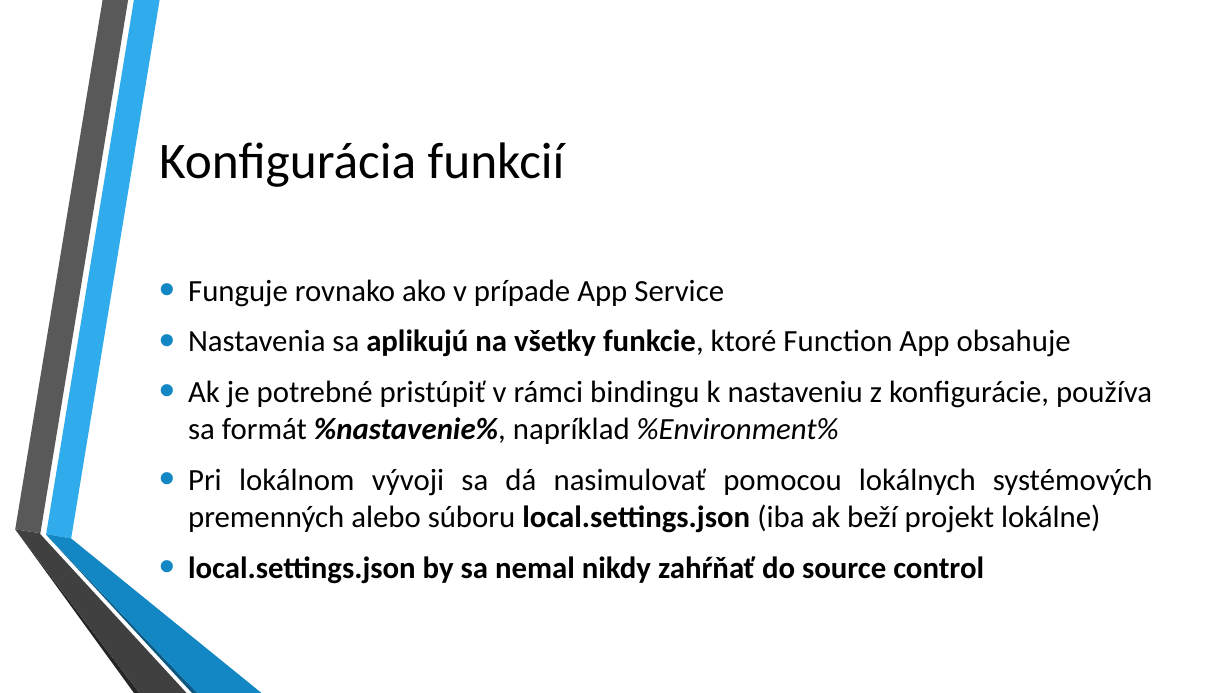
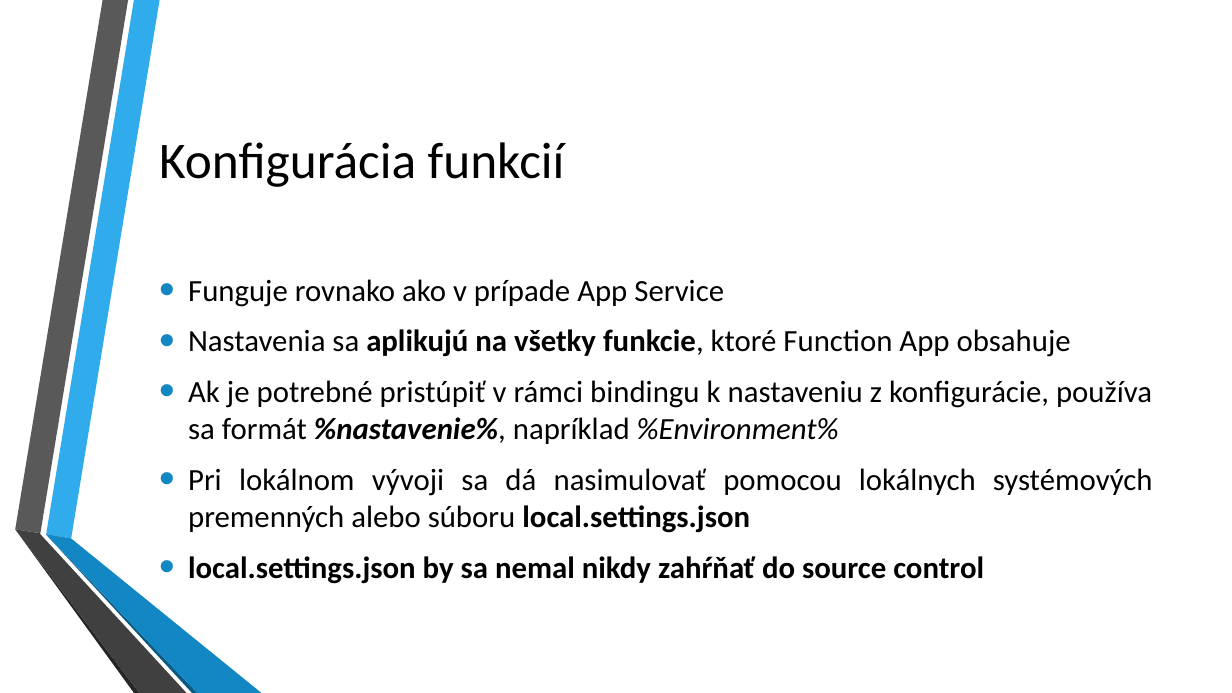
Before and after one commit to kubinko/Azure-Resources-Overview, a slide deck: slide 33 of 04 - Azure Functions/Azure Functions.pptx. Drawn at 1232x693 pixels with LibreOffice and Linux fonts; fonts in the diff are those of the drawing; background and template pictures are left out. Boxes give left, top, right and bottom in pixels: in the first picture for what was removed or moved away, otherwise in the second. Text is boxed around its words. In the diff, an @@ line names an element or a change of style, - is before the commit and + after.

```diff
--- a/04 - Azure Functions/Azure Functions.pptx
+++ b/04 - Azure Functions/Azure Functions.pptx
@@ text at <box>188,468,1153,533</box>: text changed @@
-• Pri lokálnom vývoji sa dá nasimulovať pomocou lokálnych systémových premenných alebo súboru local.settings.json (iba ak beží projekt lokálne)
+• Pri lokálnom vývoji sa dá nasimulovať pomocou lokálnych systémových premenných alebo súboru local.settings.json
```
Also in this commit, not shown: 2 other slides changed.
